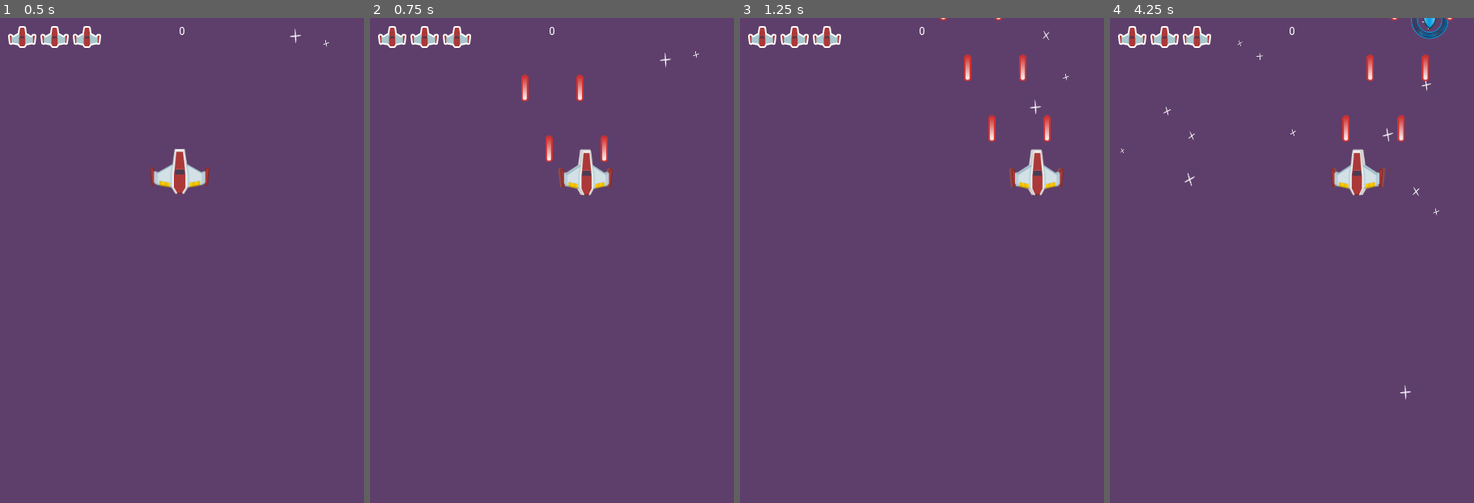
Above: before the commit, frames 1-4 (left to right).
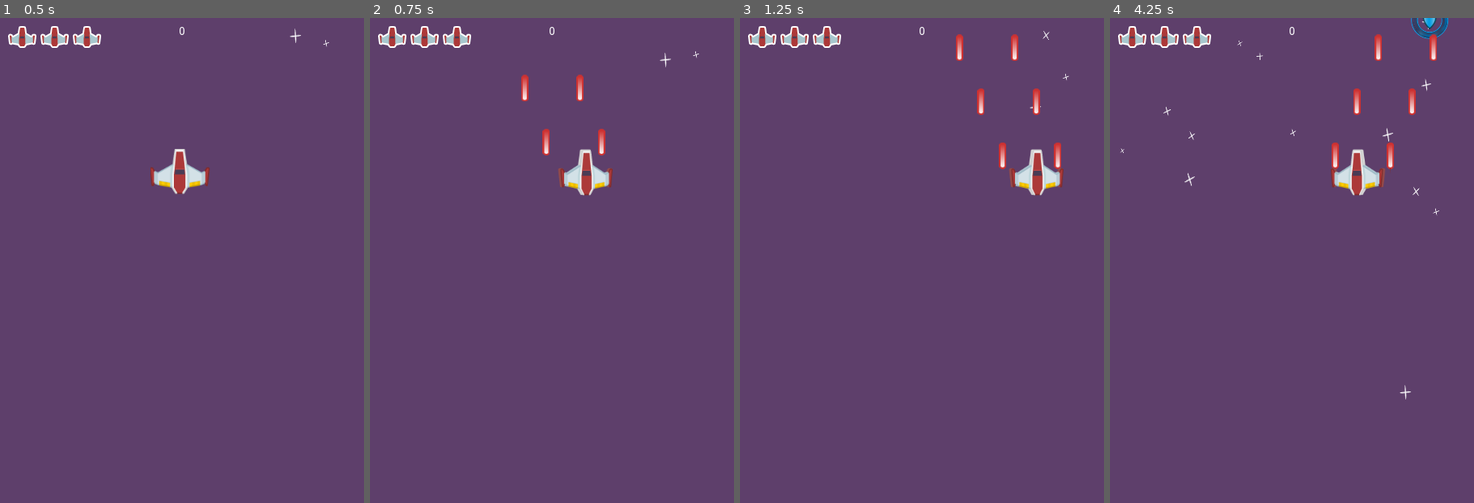
Above: after the commit, the same moments.

Repository: CodeNMore/Yet-Another-Space-Shooter
Game: Godot game, scene res://MainScenes/Gameplay.tscn
Same seed, same stepped clock (60 frames per second), same inputs: the game is played once before the commit and once after it.
Inputs:
- Up to frame 1 (0.5 s): no input
- Up to frame 2 (0.75 s): tap Enter at 0.5 s; hold D (move_right) from 0.53 s (still down); hold Space (shoot) from 0.53 s (still down)
- Up to frame 3 (1.25 s): keep holding D (move_right); keep holding Space (shoot)
- Up to frame 4 (4.25 s): release D (move_right) at 1.28 s; release Space (shoot) at 1.28 s; hold S (move_down) 1.28-2.03 s; tap Space (shoot) at 1.35, 2.85 s; hold D (move_right) 2.03-2.78 s; hold Space (shoot) 2.03-2.78 s; hold W (move_up) 2.78-3.53 s; hold A (move_left) from 3.53 s (still down); hold Space (shoot) from 3.53 s (still down)

Frame 1 is identical in both runs. In frame 2, 0.3% of the frame differs, in the area x 47-66%, y 22-30%; in frame 3, 1.1%; in frame 4, 1.1%, in the area x 60-95%, y 0-32%.

Commit message:
Episode 30 - Rapid Fire Powerup, fix Shield Powerup

Diff:
--- a/Player/Player.gd
+++ b/Player/Player.gd
@@ -7,13 +7,17 @@
 onready var firingPositions := $FiringPositions
 onready var fireDelayTimer := $FireDelayTimer
 onready var invincibilityTimer := $InvincibilityTimer
+onready var rapidFireTimer := $RapidFireTimer
 onready var shieldSprite := $Shield
 
 export var speed: float = 100
-export var fireDelay: float = 0.1
 export var life: int = 3
 export var damageInvincibilityTime := 2.0
 var vel := Vector2(0, 0)
+
+export var normalFireDelay: float = 0.12
+export var rapidFireDelay: float = 0.08
+var fireDelay: float = normalFireDelay
 
 func _ready():
 	shieldSprite.visible = false
@@ -72,8 +76,15 @@
 		queue_free()
 
 func applyShield(time: float):
-	invincibilityTimer.start(time)
+	invincibilityTimer.start(time + invincibilityTimer.time_left)
 	shieldSprite.visible = true
+
+func applyRapidFire(time: float):
+	fireDelay = rapidFireDelay
+	rapidFireTimer.start(time + rapidFireTimer.time_left)
 
 func _on_InvincibilityTimer_timeout():
 	shieldSprite.visible = false
+
+func _on_RapidFireTimer_timeout() -> void:
+	fireDelay = normalFireDelay
--- a/Player/Player.tscn
+++ b/Player/Player.tscn
@@ -6,6 +6,11 @@
 
 [sub_resource type="CircleShape2D" id=1]
 radius = 34.5431
+
+[sub_resource type="AtlasTexture" id=2]
+flags = 4
+atlas = ExtResource( 1 )
+region = Rect2( 0, 0, 99, 77 )
 
 [sub_resource type="AtlasTexture" id=3]
 flags = 4
@@ -17,13 +22,13 @@
 atlas = ExtResource( 1 )
 region = Rect2( 99, 0, 99, 77 )
 
-[sub_resource type="AtlasTexture" id=2]
-flags = 4
-atlas = ExtResource( 1 )
-region = Rect2( 0, 0, 99, 77 )
-
 [sub_resource type="SpriteFrames" id=5]
 animations = [ {
+"frames": [ SubResource( 2 ) ],
+"loop": true,
+"name": "Left",
+"speed": 5.0
+}, {
 "frames": [ SubResource( 3 ) ],
 "loop": true,
 "name": "Right",
@@ -33,18 +38,12 @@
 "loop": true,
 "name": "Straight",
 "speed": 5.0
-}, {
-"frames": [ SubResource( 2 ) ],
-"loop": true,
-"name": "Left",
-"speed": 5.0
 } ]
 
 [node name="Player" type="Area2D"]
 z_index = 100
 script = ExtResource( 2 )
 speed = 200.0
-fireDelay = 0.15
 
 [node name="CollisionShape2D" type="CollisionShape2D" parent="."]
 visible = false
@@ -70,8 +69,12 @@
 [node name="InvincibilityTimer" type="Timer" parent="."]
 one_shot = true
 
+[node name="RapidFireTimer" type="Timer" parent="."]
+one_shot = true
+
 [node name="Shield" type="Sprite" parent="."]
 scale = Vector2( 0.75, 0.75 )
 texture = ExtResource( 3 )
 
 [connection signal="timeout" from="InvincibilityTimer" to="." method="_on_InvincibilityTimer_timeout"]
+[connection signal="timeout" from="RapidFireTimer" to="." method="_on_RapidFireTimer_timeout"]
--- /dev/null
+++ b/Powerups/RapidFirePowerup.gd
@@ -0,0 +1,6 @@
+extends Powerup
+
+export var rapidFireTime: float = 4
+
+func applyPowerup(player: Player):
+	player.applyRapidFire(rapidFireTime)
--- /dev/null
+++ b/Powerups/RapidFirePowerup.tscn
@@ -0,0 +1,10 @@
+[gd_scene load_steps=3 format=2]
+
+[ext_resource path="res://Powerups/Powerup.tscn" type="PackedScene" id=1]
+[ext_resource path="res://Powerups/RapidFirePowerup.gd" type="Script" id=2]
+
+[node name="RapidFirePowerup" instance=ExtResource( 1 )]
+script = ExtResource( 2 )
+
+[node name="Sprite" parent="." index="0"]
+region_rect = Rect2( 527, 4, 195, 193 )
--- a/Spawner/Spawner.gd
+++ b/Spawner/Spawner.gd
@@ -9,6 +9,7 @@
 ]
 var preloadedPowerups := [
 	preload("res://Powerups/ShieldPowerup.tscn"),
+	preload("res://Powerups/RapidFirePowerup.tscn"),
 ]
 var plMeteor := preload("res://Meteor/Meteor.tscn")
 
--- a/project.godot
+++ b/project.godot
@@ -80,6 +80,10 @@
  ]
 }
 
+[mono]
+
+project/assembly_name="Yet Another Space Shooter"
+
 [rendering]
 
 quality/driver/driver_name="GLES2"
